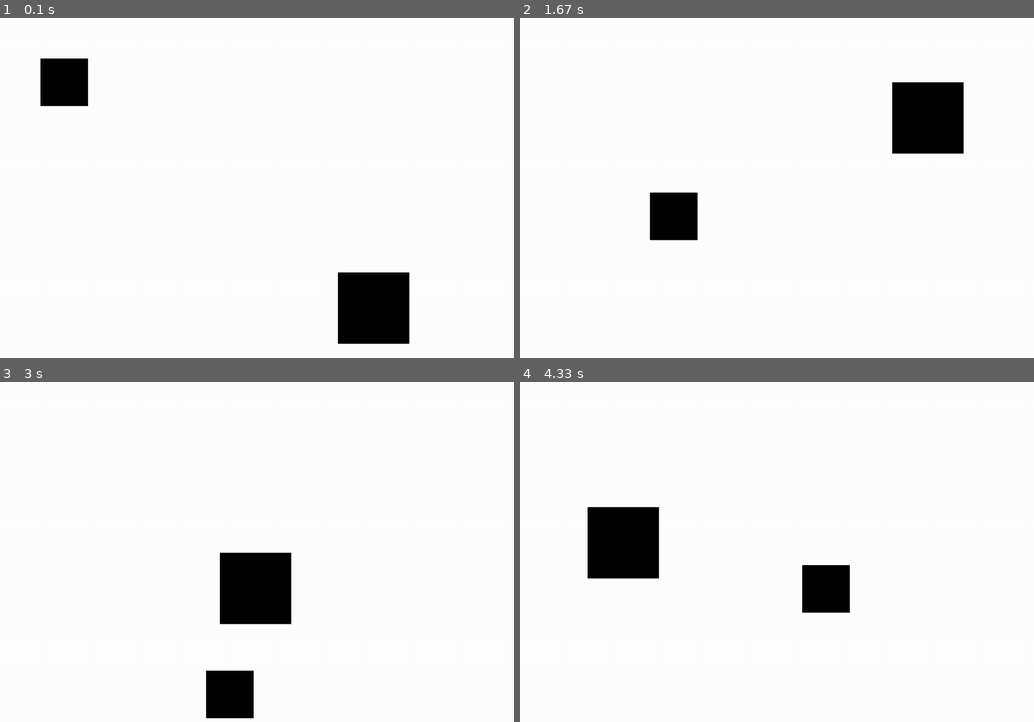
Above: before the commit, frames 1-4 (two rows, left to right).
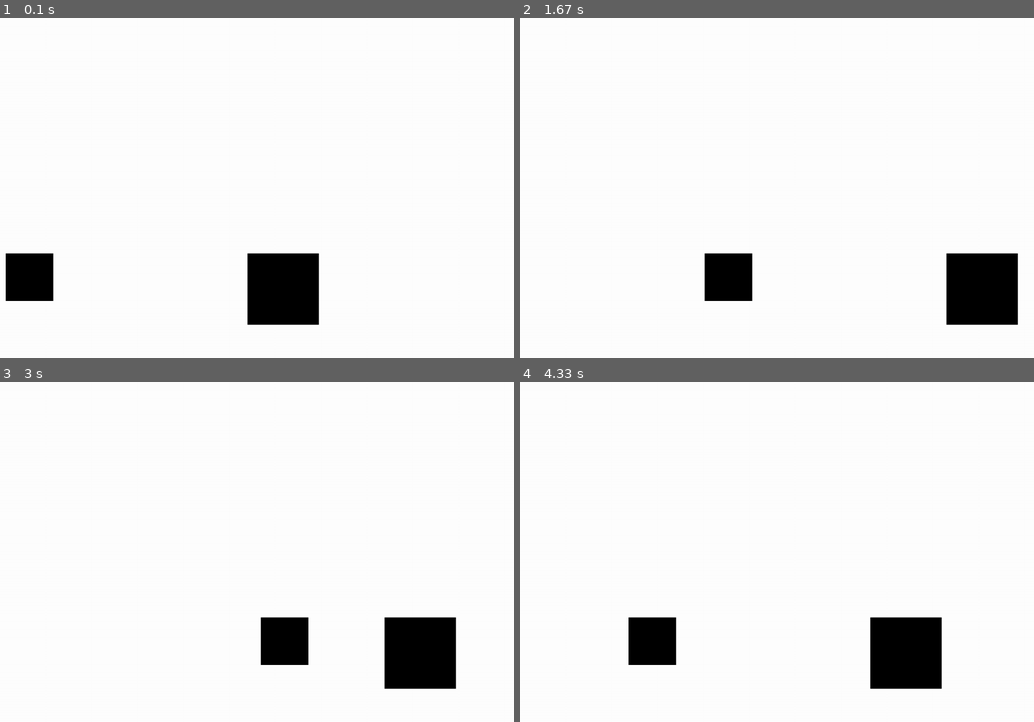
Above: after the commit, the same moments.

Repository: Aliaser1001/Collisions_with_pygame
Game: pygame game, started from collisions.py
Two runs of this game, one before a commit and one after it. Both use one fixed random seed, a clock stepped at 60 frames per second and the inputs below.
Inputs:
- Up to frame 1 (0.1 s): no input
- Up to frame 2 (1.67 s): no input
- Up to frame 3 (3 s): no input
- Up to frame 4 (4.33 s): no input

The runs differ from the first frame. In frame 1, 8.5% of the frame differs, in the area x 1-80%, y 11-96%; in frame 2, 8.6%; in frame 3, 8.3%; in frame 4, 8.6%, in the area x 13-83%, y 36-91%.

Commit message:
Collisions work, but only if two squares have the same speed

Diff:
--- a/collisions.py
+++ b/collisions.py
@@ -16,6 +16,8 @@
         self.width = width
         self.height = height
         self.speed = speed
+
+
     def get_values(self):
         return [self.x, self.y, self.width, self.height]
 
@@ -24,18 +26,35 @@
         self.y += speed[1]
 
     def only_in_screen(self):
-        if self.x < 0 or self.x+self.width > screen_width:
+        if self.x < 0 or self.x + self.width > screen_width:
             self.speed[0] = -self.speed[0]
-        if self.y < 0 or self.y +self.height > screen_height:
+        if self.y < 0 or self.y + self.height > screen_height:
             self.speed[1] = -self.speed[1]
+
+    def change_x_speed(self):
+        self.speed[0] = -self.speed[0]
+
+    def change_y_speed(self):
+        self.speed[1] = -self.speed[1]
+
+
+    def collision(self, other):
+        if other.x == (self.x + self.width):
+            print([other.x, self.x + self.width])
+            return True
+        if (other.x + other.width) == self.x:
+            print([self.x, other.x + other.width])
+            return True
+        return False
+
+
 
 
 # Square 1
-square_1 = Square(75, 75, 100, 100, [2, 3])
+square_1 = Square(0, 500, 100, 100, [-4, 0])
 
 # Square 2
-square_2 = Square(690, 500, 150, 150, [4, 8])
-
+square_2 = Square(500, 500, 150, 150, [4, 0])
 
 while True:
     clock.tick(60)
@@ -44,6 +63,13 @@
             sys.exit()
     square_1.only_in_screen()
     square_2.only_in_screen()
+
+    if square_1.collision(square_2):
+        square_1.change_x_speed()
+        square_2.change_x_speed()
+
+
+
     square_1.accelerate(speed=square_1.speed)
     square_2.accelerate(speed=square_2.speed)
 
